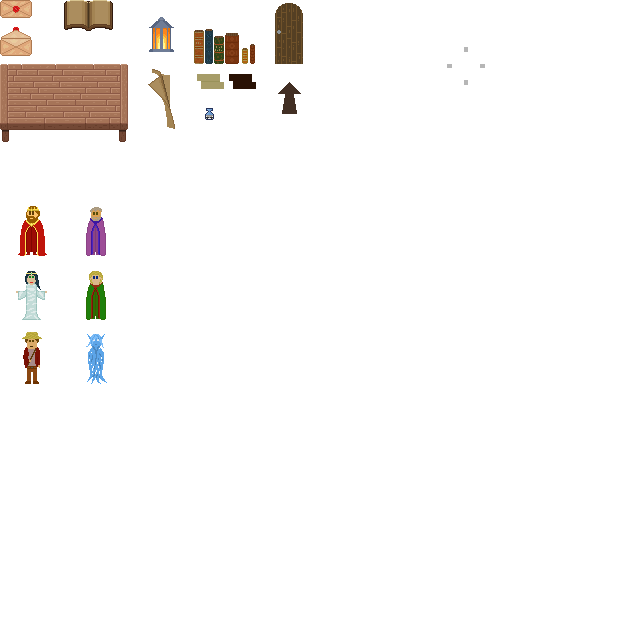
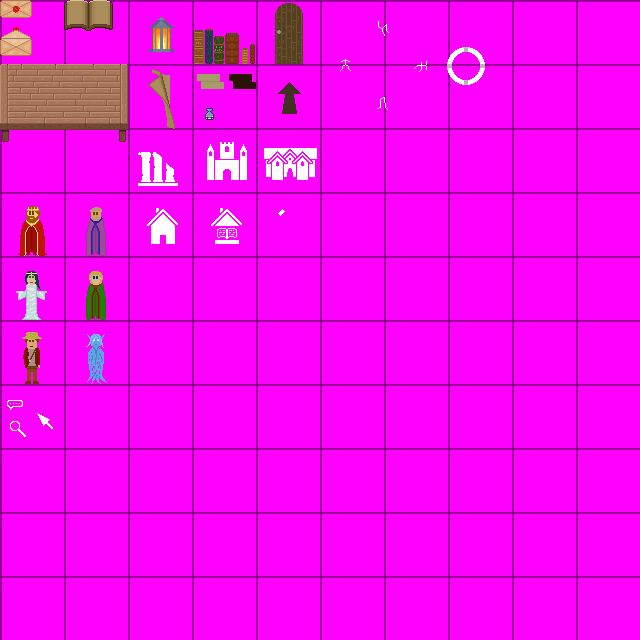
Before/after of a 640px x 640px layered artwork. What changed in the layer stack:
added layer "Cursors" above "Ebene 10" over [7, 400, 53, 437]
showed "Ebene 2" over [0, 0, 640, 640]
